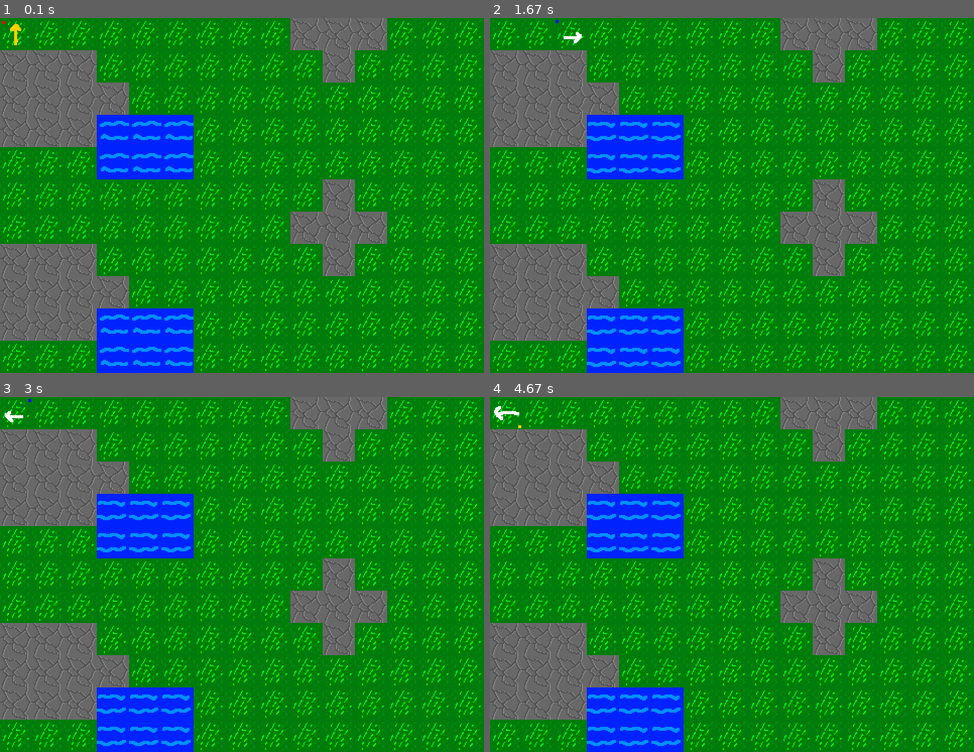
Above: before the commit, frames 1-4 (two rows, left to right).
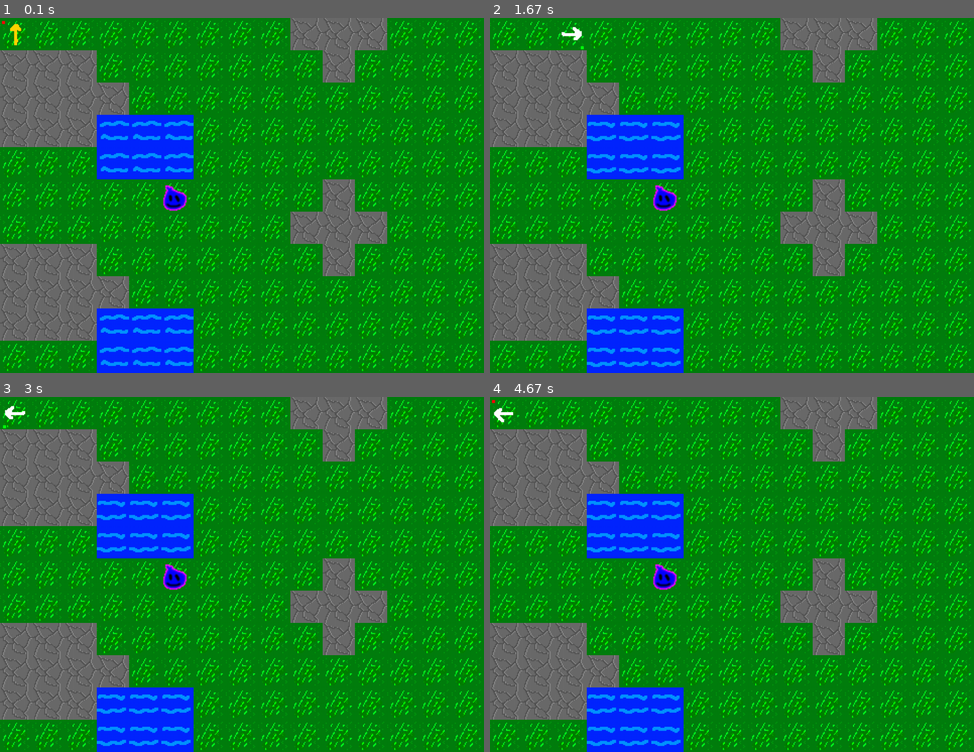
Above: after the commit, the same moments.

Repository: MaundyMoo/Coursework
Game: pygame game, started from Main.py
Two runs of this game, one before a commit and one after it. Both use one fixed random seed, a clock stepped at 60 frames per second and the inputs below.
Inputs:
- Up to frame 1 (0.1 s): no input
- Up to frame 2 (1.67 s): hold Right 0.33-0.8 s; hold Up 0.83-1.13 s; hold Right 1.17-1.63 s
- Up to frame 3 (3 s): hold Left 1.67-2.2 s; hold Down 2.23-2.53 s; hold Left 2.57-2.97 s
- Up to frame 4 (4.67 s): hold Right 3.4-4.03 s; hold Down 4.07-4.43 s; hold Left from 4.47 s (still down)

The runs differ from the first frame. In frame 1, 0.3% of the frame differs, in the area x 33-39%, y 47-55%; in frame 2, 0.4%, in the area x 13-39%, y 0-55%; in frame 3, 0.4%; in frame 4, 0.4%.

Commit message:
Rendering an Enemy

Diff:
--- a/Entities.py
+++ b/Entities.py
@@ -31,7 +31,7 @@
 
     def animate(self):
         self.tick += 1
-        if self.tick > self.animLength:
+        if self.tick >= self.animLength:
             self.tick = 0
         self.sprite = self.spritesheet.returnSprite(self.tick // self.interval, self.row)
         self.sprite = pygame.transform.flip(self.sprite, self.flipped, False)
@@ -74,11 +74,14 @@
         self.row = animRow
         self.map = map
 
+    def getPosition(self) -> tuple:
+        return (self.x, self.y)
+
 class TestEnemy(Enemy):
     def __init__(self, x: int, y: int, Map: list):
         # Attributes necessary for animations
         spritesheetPath = 'res/enemySheet.png'
-        size = 32
+        spriteSize = 32
         interval = 10
         frames = 10
         animRow = 0
--- a/Scenes.py
+++ b/Scenes.py
@@ -43,6 +43,7 @@
         self.backRendered = False
         self.playerInputs = [pygame.K_UP, pygame.K_DOWN, pygame.K_LEFT, pygame.K_RIGHT]
         self.player = Entities.Player(x = 0, y = 0, map = self.TileMap)
+        self.Entities = [Entities.TestEnemy(x = 5, y = 5, Map = self.TileMap)]
 
     def ProcessInputs(self, events, pressedKeys):
         for event in events:
@@ -70,6 +71,17 @@
     def Update(self):
         for tiles in self.animTiles: tiles.Update()
         self.player.Update()
+        for entity in self.Entities:
+            entity.Update()
+
+    def Render(self, screen):
+        if not self.backRendered: self.backRender(screen)
+        for tiles in self.animTiles: tiles.Render(screen, self.OffsetX, self.OffsetY)
+        self.TileMap[self.player.getPosition()[1]][self.player.getPosition()[0]].Render(screen, self.OffsetX, self.OffsetY)
+        self.player.Render(screen, self.OffsetX, self.OffsetY)
+        for entity in self.Entities:
+            self.TileMap[entity.getPosition()[1]][entity.getPosition()[0]].Render(screen, self.OffsetX, self.OffsetY)
+            entity.Render(screen, self.OffsetX, self.OffsetY)
 
     def offsetScene(self):
         #Getting map dimensions, both tile and pixel dimensions
@@ -94,12 +106,6 @@
         else:
             self.OffsetY = -int(((playerPixelY - int(Constants.SCREEN_HEIGHT / 2)) / Constants.TILESIZE) + 1) * (Constants.TILESIZE)
 
-    def Render(self, screen):
-        if not self.backRendered: self.backRender(screen)
-        for tiles in self.animTiles: tiles.Render(screen, self.OffsetX, self.OffsetY)
-        self.TileMap[self.player.getPosition()[1]][self.player.getPosition()[0]].Render(screen, self.OffsetX, self.OffsetY)
-        self.player.Render(screen, self.OffsetX, self.OffsetY)
-
     def backRender(self, screen):
         tileXStart = abs(int(self.OffsetX/Constants.TILESIZE))
         tileYStart = abs(int(self.OffsetY/Constants.TILESIZE))
